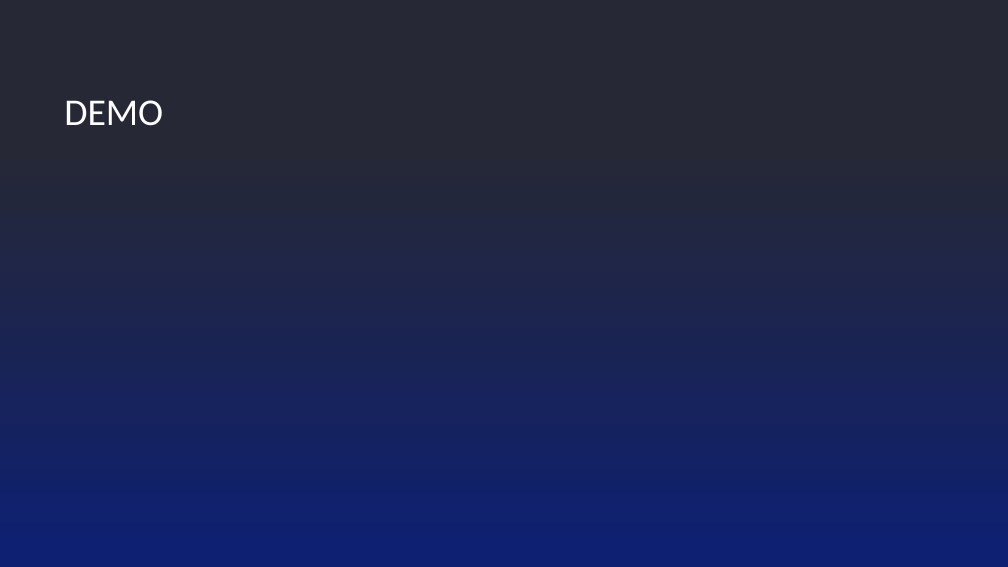
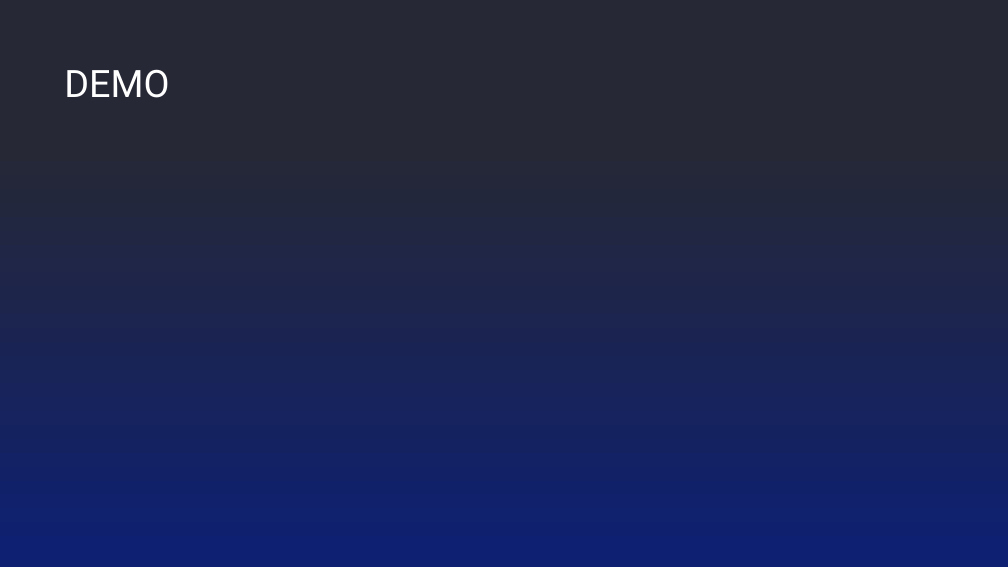
Before and after one commit to javierdpt/conference-tracker, a slide deck: slide 20 of Resources/Using Service Fabric as a Platform.pptx. Drawn at 1008x567 pixels with LibreOffice and Linux fonts; fonts in the diff are those of the drawing; background and template pictures are left out. Boxes give left, top, right and bottom in pixels: in the first picture for what was removed or moved away, otherwise in the second. Text is boxed around its words. In the diff, an @@ line names an element or a change of style, - is before the commit and + after.

```diff
--- a/Resources/Using Service Fabric as a Platform.pptx
+++ b/Resources/Using Service Fabric as a Platform.pptx
@@ text "DEMO": place and size @@
-text "DEMO" at box(64, 100, 163, 126)
+text "DEMO" at box(64, 69, 169, 98)
@@ text "DEMO" at box(64, 69, 169, 98): font Calibri to Roboto @@
```
Also in this commit, not shown: 6 other slides changed, 1 other file.
